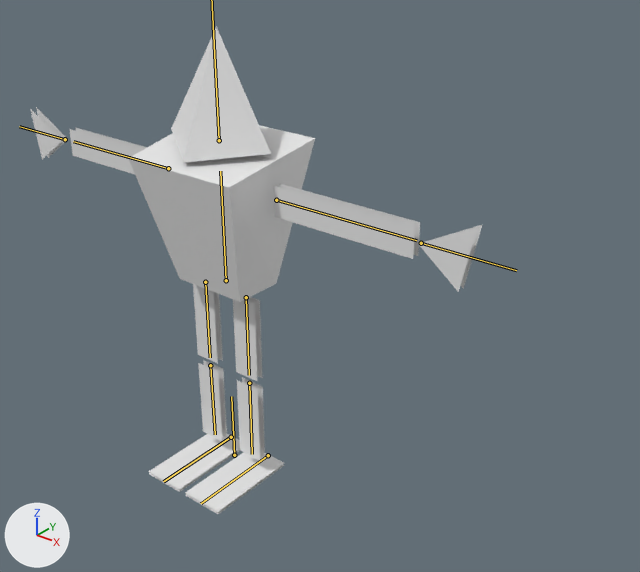
Renders of the Blender file TacoSpikyLightbulb/Assets/VecMeshes/Hero/EDITOR/hero-actions.blend from each side of a commit.
Rendered twice from a 50 mm camera at (7.53, -7.44, 7.81) aimed at (1.44, 0.17, 3.09). Every picture has the same lights, and +X, +Y and +Z are marked at lower left. The bones that change are drawn over the model as lines.

In view in the first picture: 'Cube.004', 'Cube.006', 'Cube.007', 'Cube.008', 'Cube.009', 'Cube.010', 'arm', 'body', 'foot', 'hand', 'head', 'leg'.
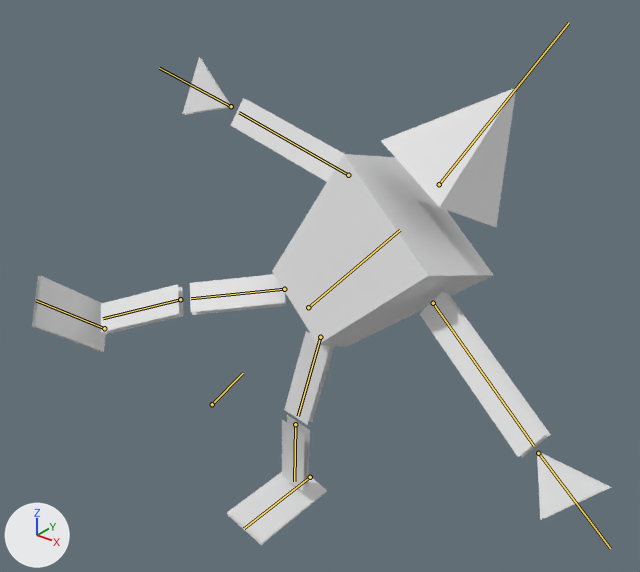
The newer file adds an action. The first version stands in its rest pose; the second is drawn at frame 2 of the action 'shock'.

What differs and where, as boxes (x1, y1, x2, y2) in the pictures (640 x 572 px):
'body', posed (18% wider, 9% taller)
    before: (128, 125, 315, 302)
    after: (272, 154, 493, 347)
'head', posed (35% wider)
    before: (171, 27, 271, 163)
    after: (381, 88, 516, 227)
'arm', posed (10% narrower, 121% taller)
    before: (274, 184, 420, 259)
    after: (420, 291, 551, 458)
'foot', posed (17% taller)
    before: (185, 452, 284, 514)
    after: (227, 472, 327, 545)
'Cube.010', posed (19% narrower, 31% taller)
    before: (148, 434, 240, 492)
    after: (32, 276, 106, 352)
'Cube.007', posed
    before: (69, 128, 147, 174)
    after: (231, 98, 344, 182)
'hand', posed (17% wider)
    before: (419, 225, 482, 292)
    after: (537, 453, 611, 520)
'leg', posed (65% wider, 12% taller)
    before: (233, 297, 263, 381)
    after: (284, 331, 334, 425)
'Cube.009', posed (177% wider, 38% shorter)
    before: (198, 360, 227, 441)
    after: (101, 284, 183, 334)
'Cube.008', posed (213% wider, 48% shorter)
    before: (193, 284, 223, 364)
    after: (190, 274, 286, 315)
'Cube.006', posed (9% shorter)
    before: (237, 377, 265, 461)
    after: (282, 415, 310, 491)
'Cube.004', posed (31% wider, 7% taller)
    before: (30, 107, 68, 160)
    after: (182, 58, 232, 115)
bone 'root', root to tip
    before: (234, 455) to (231, 396)
    after: (212, 404) to (243, 373)
bone 'legU_l', root to tip
    before: (246, 297) to (249, 375)
    after: (320, 337) to (298, 416)
bone 'legB_l', root to tip
    before: (249, 383) to (252, 454)
    after: (295, 424) to (294, 481)
bone 'foot_l', root to tip
    before: (268, 455) to (201, 503)
    after: (310, 477) to (244, 528)
bone 'legU_r', root to tip
    before: (205, 282) to (210, 357)
    after: (284, 289) to (191, 298)
bone 'legB_r', root to tip
    before: (210, 365) to (215, 434)
    after: (180, 299) to (103, 318)
bone 'foot_r', root to tip
    before: (231, 437) to (163, 481)
    after: (104, 328) to (36, 300)
bone 'body', root to tip
    before: (226, 280) to (220, 171)
    after: (308, 307) to (400, 230)
bone 'arm_l', root to tip
    before: (276, 200) to (416, 240)
    after: (433, 303) to (534, 446)
bone 'hand_l', root to tip
    before: (421, 243) to (516, 270)
    after: (538, 453) to (610, 548)
bone 'arm_r', root to tip
    before: (168, 168) to (73, 141)
    after: (348, 175) to (239, 112)
bone 'hand_r', root to tip
    before: (65, 139) to (19, 126)
    after: (231, 106) to (159, 68)

What the commit changed:
Bone 'root' (bone_root) moves from (0.0, 0.0, 0.0) to (-0.4, 0.71, 0.0).
Bone 'root' (bone_root) turns from (0, 0, 0) to (0, 0, -40) degrees about its own x, y and z.
Bone 'legU_l' (bone_legu_l) turns from (0, 0, 0) to (-10, 0, -30) degrees about its own x, y and z.
Bone 'legB_l' (bone_legb_l) turns from (0, 0, 0) to (20, 0, 0) degrees about its own x, y and z.
Bone 'foot_l' (bone_foot_l) turns from (0, 0, 0) to (10, -7, -1) degrees about its own x, y and z.
Bone 'legU_r' (bone_legu_r) turns from (0, 0, 0) to (-47, 31, 13) degrees about its own x, y and z.
Bone 'legB_r' (bone_legb_r) turns from (0, 0, 0) to (20, 0, 0) degrees about its own x, y and z.
Bone 'foot_r' (bone_foot_r) turns from (0, 0, 0) to (1, -6, 0) degrees about its own x, y and z.
Bone 'body' (bone_body) turns from (0, 0, 0) to (-24, -11, 4) degrees about its own x, y and z.
Bone 'arm_l' (bone_arm_l) turns from (0, 0, 0) to (4, 3, -11) degrees about its own x, y and z.
Bone 'hand_l' (bone_hand_l) turns from (0, 0, 0) to (0, 1, 5) degrees about its own x, y and z.
Bone 'arm_r' (bone_arm_r) moves from (0.0, 0.0, 0.0) to (-0.03, 0.0, 0.04).
Bone 'arm_r' (bone_arm_r) turns from (0, 0, 0) to (-24, -2, -4) degrees about its own x, y and z.
Bone 'hand_r' (bone_hand_r) turns from (0, 0, 0) to (1, 4, 25) degrees about its own x, y and z.
Bone 'head' (bone_head) moves from (0.0, 0.0, 0.0) to (-0.12, 0.29, 0.0).
Bone 'head' (bone_head) turns from (0, 0, 0) to (-1, 37, 12) degrees about its own x, y and z.
